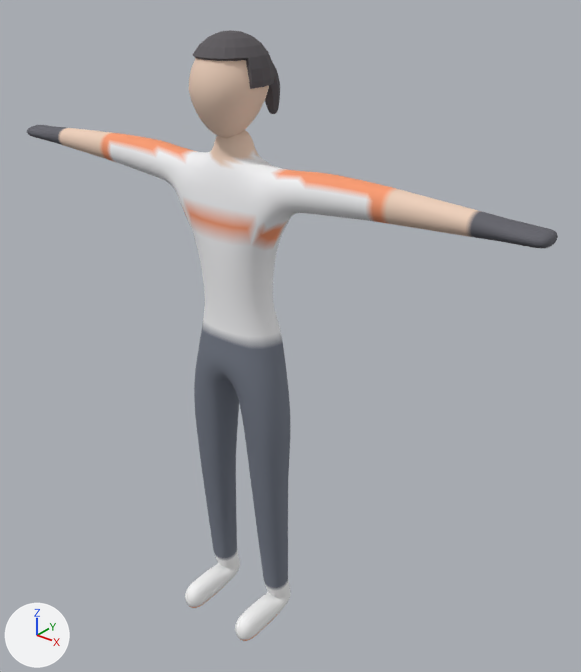
The glTF model art/characters/runner/runner.glb: old version first, new version second.
Both versions are drawn from a camera (50 mm lens) standing at (1.383, -1.498, 1.951) and looking at (0.09, 0.117, 0.949). The axes (+X, +Y, +Z) are drawn at lower left. The lights are the same throughout. The picture after the commit comes second. Vertices at exactly the same position are counted once.

Script lines for the objects in view, before the commit:
```python
me_runnermesh = bpy.data.meshes.new('RunnerMesh')
me_runnermesh.from_pydata(...)  # 4126 vertices, 8236 faces; spans x -0.85..0.85, y -0.16..0.17, z 0.0..1.77
me_runnermesh.materials.append(mat_runnertoon)
ob_runnermesh = bpy.data.objects.new('RunnerMesh', me_runnermesh)
ob_runnermesh.location = (0.0, 0.0, 0.0)
```
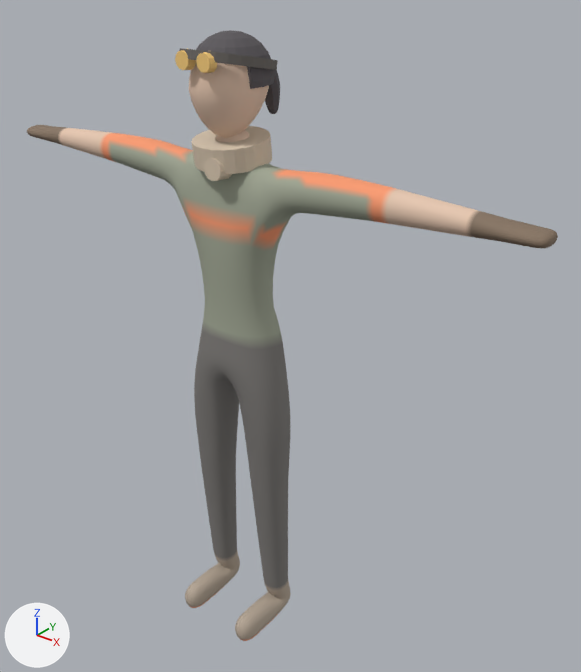
The change, as a diff of the scene's bpy script:
```diff
--- a/art/characters/runner/runner.glb.py
+++ b/art/characters/runner/runner.glb.py
@@ me_runnermesh @@
 # used by ob_runnermesh; location = (0.0, 0.0, 0.0)
-me_runnermesh.from_pydata(...)  # 4126 vertices, 8236 faces; spans x -0.85..0.85, y -0.16..0.17, z 0.0..1.77
+me_runnermesh.from_pydata(...)  # 4390 vertices, 8752 faces; spans x -0.85..0.85, y -0.16..0.17, z 0.0..1.77
+# me_runnermesh part 1: a new loose piece, a 12-sided cut cone along y (radius 0.022 at the low end, 0.024 at the high end) spanning x -0.058..-0.01, y -0.129..-0.107, z 1.688..1.736, in mat_runnertoon
+# me_runnermesh part 2: a new loose piece, a 12-sided cut cone along y (radius 0.022 at the low end, 0.024 at the high end) spanning x 0.01..0.058, y -0.129..-0.107, z 1.688..1.736, in mat_runnertoon
+# me_runnermesh part 3: a new loose piece, a 12-sided cut cone along y (radius 0.029 at the low end, 0.032 at the high end) spanning x -0.012..0.052, y -0.1..-0.06, z 1.428..1.492, in mat_runnertoon
+# me_runnermesh part 4: a new loose piece of 96 vertices spanning x -0.11..0.11, y -0.13..0.12, z 1.67..1.74, in mat_runnertoon
+# me_runnermesh part 5: a new loose piece of 96 vertices spanning x -0.1..0.1, y -0.1..0.1, z 1.45..1.53, in mat_runnertoon
+# me_runnermesh part 6: 6968 kept faces spanning x -0.85..0.85, y -0.16..0.1, z 0.01..1.76 get new vertex colours
 me_runnermesh.materials.append(mat_runnertoon)
```

Location of each change, [x1, y1, x2, y2] in pixels of the pictures (581 x 672 px):
part 1 of me_runnermesh, added: after [175, 50, 196, 70]
part 2 of me_runnermesh, added: after [196, 52, 217, 73]
part 3 of me_runnermesh, added (beige): after [204, 158, 232, 181]
part 4 of me_runnermesh, added: after [179, 48, 278, 70]
part 5 of me_runnermesh, added (beige): after [191, 126, 272, 174]
part 6 of me_runnermesh, recoloured: [27, 63, 558, 641] in both
